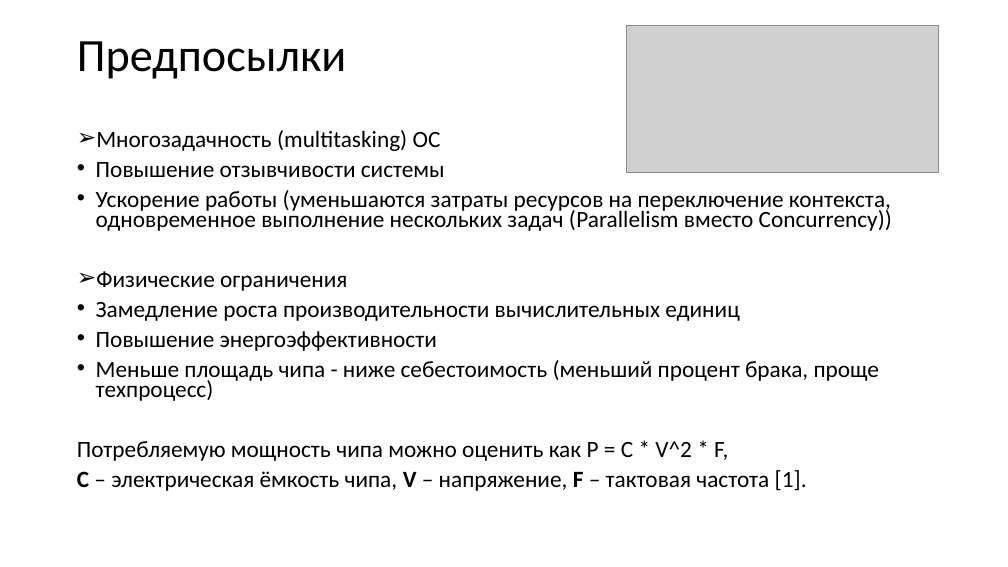
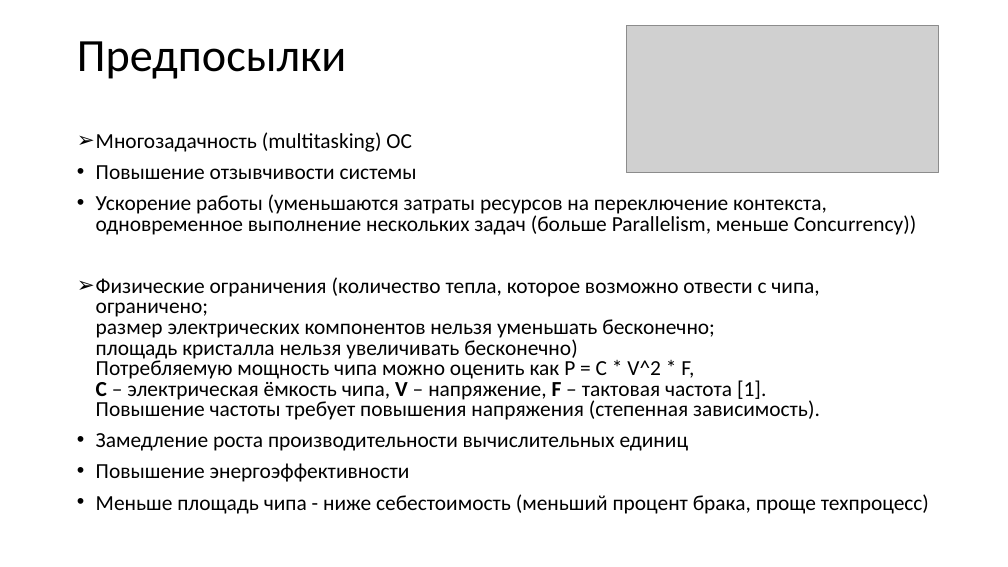
Before and after one commit to Zumisha/Parallel-Programming, a slide deck: slide 2 of Литература/Параллельное программирование.pptx. Drawn at 1008x567 pixels with LibreOffice and Linux fonts; fonts in the diff are those of the drawing; grey boxes stand for pictures. Boxes give left, top, right and bottom in pixels: in the first picture for what was removed or moved away, otherwise in the second. Text is boxed around its words. In the diff, an @@ line names an element or a change of style, - is before the commit and + after.

```diff
--- a/Литература/Параллельное программирование.pptx
+++ b/Литература/Параллельное программирование.pptx
@@ text at [96, 132, 929, 514]: size 22.2 to 20.4 pt in "Многозадачность (multitasking) ОС", "Повышение отзывчивости системы", "Замедление роста производительности вычислительных единиц", "Повышение энергоэффективности" and 1 more places; line spacing 0.7 to 0.8 @@
@@ text at [96, 194, 917, 420]: text changed; size 22.2 to 20.4 pt @@
-• Ускорение работы (уменьшаются затраты ресурсов на переключение контекста, одновременное выполнение нескольких задач (Parallelism вместо Concurrency))
-➢ Физические ограничения
+• Ускорение работы (уменьшаются затраты ресурсов на переключение контекста, одновременное выполнение нескольких задач (больше Parallelism, меньше Concurrency))
+➢ Физические ограничения (количество тепла, которое возможно отвести с чипа, ограничено;
+  размер электрических компонентов нельзя уменьшать бесконечно;
+  площадь кристалла нельзя увеличивать бесконечно)
+  Потребляемую мощность чипа можно оценить как P = C * V^2 * F,
+  С – электрическая ёмкость чипа, V – напряжение, F – тактовая частота [1].
+  Повышение частоты требует повышения напряжения (степенная зависимость).
@@ text at [77, 441, 807, 491]: paragraphs removed @@
-Потребляемую мощность чипа можно оценить как P = C * V^2 * F,
-С – электрическая ёмкость чипа, V – напряжение, F – тактовая частота [1].
```
Also in this commit, not shown: 4 other slides changed, 8 slides added, 2 slides removed, 7 other files.
